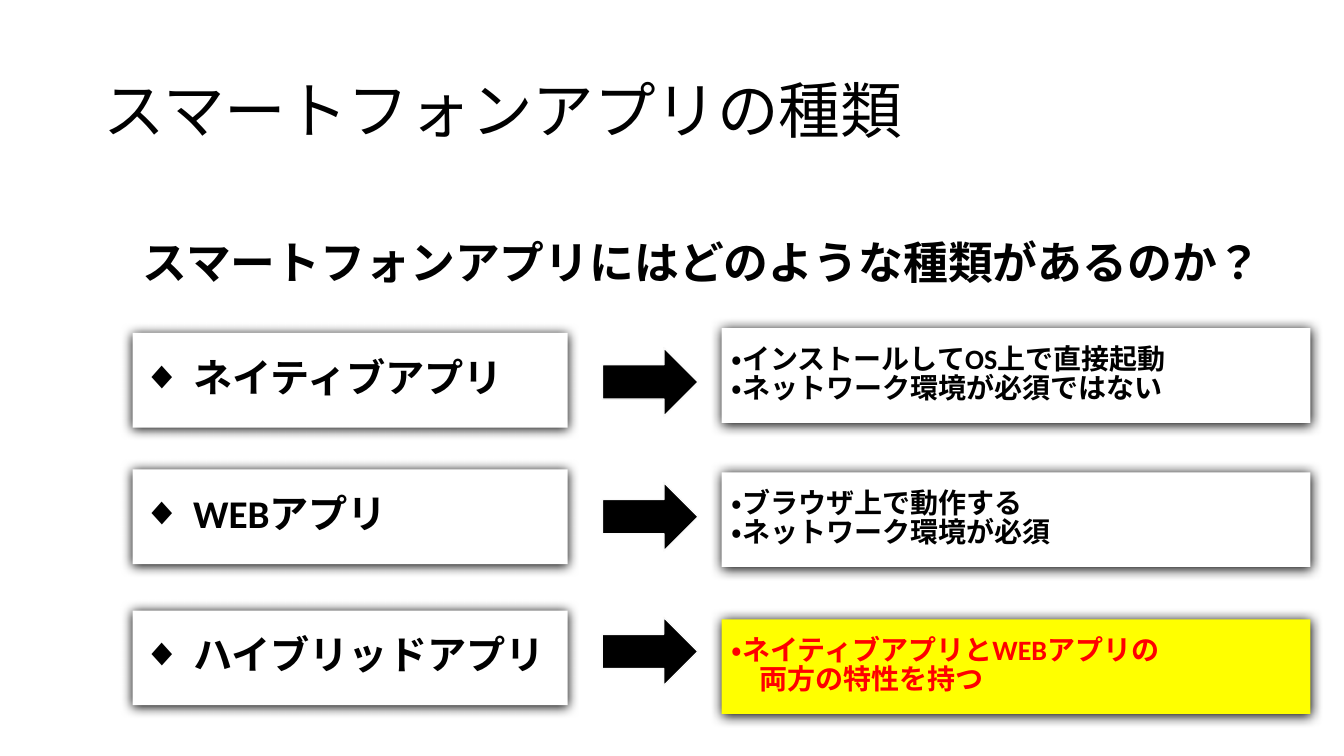
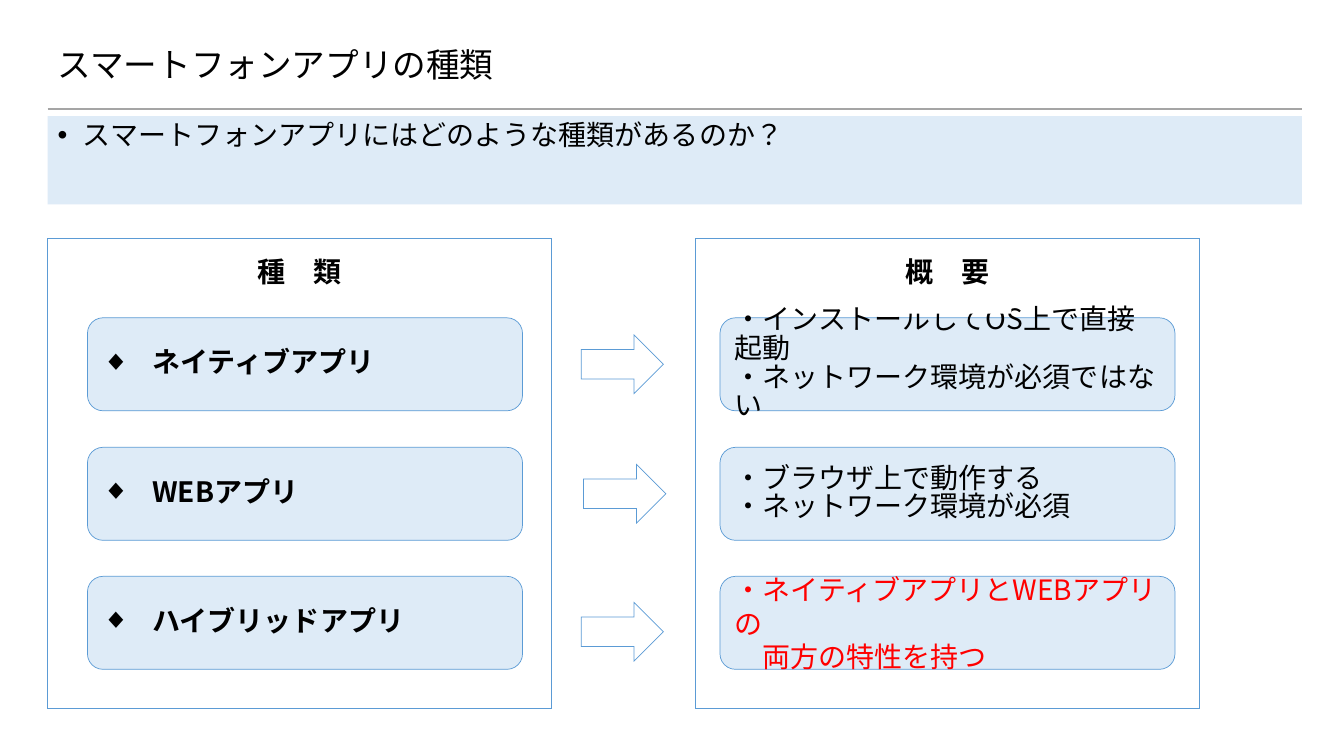
Before and after one commit to konnpeitoon/diary, a slide deck: slide 5 of doc/01_勉強会まとめ資料/01_勉強会まとめ資料/【4月】第一回勉強会/スマホアプリの開発.pptx. Drawn at 1344x756 pixels with LibreOffice and Linux fonts; fonts in the diff are those of the drawing; background and template pictures are left out. Boxes give left, top, right and bottom in pixels: in the first picture for what was removed or moved away, otherwise in the second. Text is boxed around its words. In the diff, an @@ line names an element or a change of style, - is before the commit and + after.

```diff
--- a/doc/01_勉強会まとめ資料/01_勉強会まとめ資料/【4月】第一回勉強会/スマホアプリの開発.pptx
+++ b/doc/01_勉強会まとめ資料/01_勉強会まとめ資料/【4月】第一回勉強会/スマホアプリの開発.pptx
@@ title "スマートフォンアプリの種類" moved from (x1=103, y1=82, x2=902, y2=138) to (x1=58, y1=49, x2=494, y2=80) @@
@@ title "スマートフォンアプリの種類" at (x1=58, y1=49, x2=494, y2=80): size 44 to 24 pt, font Calibri to Noto Sans CJK JP @@
@@ text "スマートフォンアプリにはどのような種類があるのか？" resized from (x1=143, y1=240, x2=1262, y2=283) to (x1=47, y1=116, x2=1302, y2=204) @@
@@ text "スマートフォンアプリにはどのような種類があるのか？" at (x1=47, y1=116, x2=1302, y2=204): size 32 to 20 pt, font Calibri to Noto Sans CJK JP, bold off; bullet none to •; line spacing 0.85 to 0.9; more space between paragraphs; vertical alignment middle to top; fill none to #DEEBF7; outline none to #5B9BD5 1 pt @@
@@ line added from (47, 109) to (1303, 109), #A5A5A5 1.5 pt @@
@@ rectangle added at (x1=47, y1=239, x2=552, y2=709), fill #FFFFFF, outline #5B9BD5 0.5 pt @@
@@ rectangle added at (x1=696, y1=239, x2=1200, y2=709), fill #FFFFFF, outline #5B9BD5 0.5 pt @@
@@ rectangle added at (x1=236, y1=254, x2=364, y2=315), fill #FFFFFF, 20 pt, text #000000, bold @@
+種 類
@@ rectangle added at (x1=884, y1=254, x2=1012, y2=315), fill #FFFFFF, 20 pt, text #000000, bold @@
+概 要
@@ rounded rectangle "ネイティブアプリ" moved from (x1=133, y1=333, x2=569, y2=427) to (x1=88, y1=318, x2=523, y2=410) @@
@@ rounded rectangle "・インストールしてOS上で直接起動" resized from (x1=722, y1=329, x2=1311, y2=423) to (x1=720, y1=318, x2=1175, y2=410) @@
@@ rounded rectangle "・インストールしてOS上で直接起動" at (x1=720, y1=318, x2=1175, y2=410): font Calibri to Noto Sans CJK JP, bold off; rectangle to rounded rectangle; fill #FFFFFF to #DEEBF7; outline none to #5B9BD5 0.5 pt; shadow off @@
@@ right arrow resized from (x1=603, y1=348, x2=699, y2=416) to (x1=582, y1=335, x2=664, y2=393) @@
@@ rounded rectangle "WEBアプリ" moved from (x1=133, y1=470, x2=569, y2=565) to (x1=88, y1=448, x2=523, y2=540) @@
@@ rounded rectangle "・ブラウザ上で動作する" at (x1=720, y1=448, x2=1175, y2=540): font Calibri to Noto Sans CJK JP, bold off; rectangle to rounded rectangle; fill #FFFFFF to #DEEBF7; outline none to #5B9BD5 0.5 pt; shadow off @@
@@ rounded rectangle "・ブラウザ上で動作する" resized from (x1=722, y1=473, x2=1311, y2=568) to (x1=720, y1=448, x2=1175, y2=540) @@
@@ fill #000000 to #FFFFFF; outline #FAFAFA 1 pt to #5B9BD5 0.5 pt in 3 elements at (x1=582, y1=335, x2=664, y2=393), (x1=582, y1=603, x2=664, y2=661), (x1=584, y1=465, x2=666, y2=523) @@
@@ right arrow resized from (x1=603, y1=483, x2=699, y2=552) to (x1=584, y1=465, x2=666, y2=523) @@
@@ size 28 to 20 pt, font Calibri to Noto Sans CJK JP; rectangle to rounded rectangle; fill #FFFFFF to #DEEBF7; outline none to #5B9BD5 0.5 pt; shadow off in 3 elements at (x1=88, y1=318, x2=523, y2=410), (x1=88, y1=448, x2=523, y2=540), (x1=88, y1=577, x2=523, y2=669) @@
@@ rounded rectangle "ハイブリッドアプリ" moved from (x1=133, y1=611, x2=569, y2=706) to (x1=88, y1=577, x2=523, y2=669) @@
@@ rounded rectangle "・ネイティブアプリとWEBアプリの" resized from (x1=722, y1=619, x2=1311, y2=714) to (x1=720, y1=577, x2=1175, y2=669) @@
@@ rounded rectangle "・ネイティブアプリとWEBアプリの" at (x1=720, y1=577, x2=1175, y2=669): font Calibri to Noto Sans CJK JP, bold off; line spacing 0.85 to 1; rectangle to rounded rectangle; fill #FFFF00 to #DEEBF7; outline none to #5B9BD5 0.5 pt; shadow off @@
@@ right arrow resized from (x1=602, y1=617, x2=698, y2=686) to (x1=582, y1=603, x2=664, y2=661) @@
```
Also in this commit, not shown: 6 other slides changed, 2 slides added, 4 slides removed, 1 other file.
